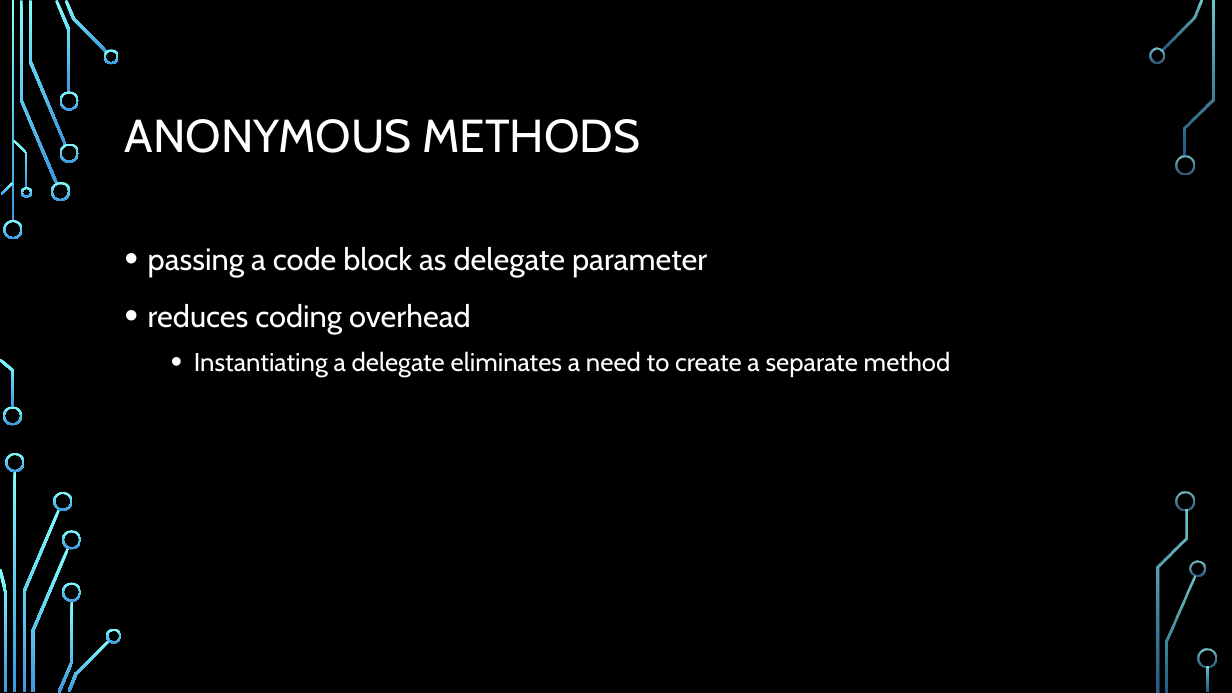
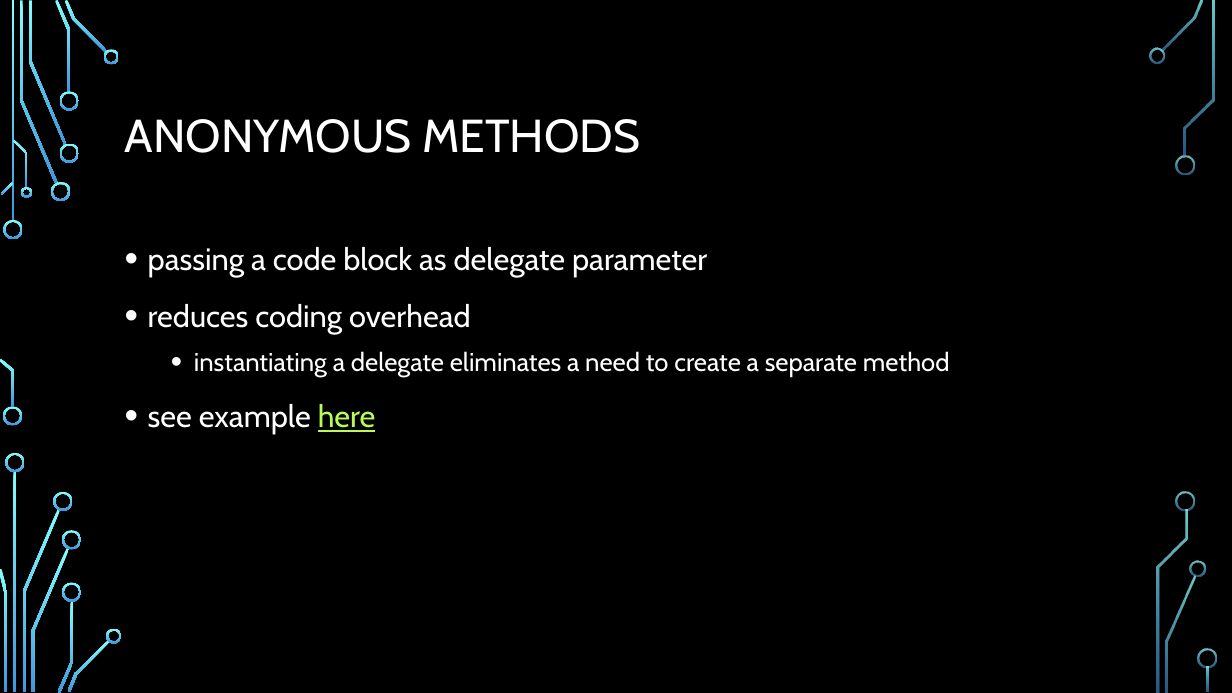
Before and after one commit to fpindej/csharp-delegates-example, a slide deck: slide 5 of presentation.pptx (slide 4 before the commit). Drawn at 1232x693 pixels with LibreOffice and Linux fonts; fonts in the diff are those of the drawing; background and template pictures are left out. Boxes give left, top, right and bottom in pixels: in the first picture for what was removed or moved away, otherwise in the second. Text is boxed around its words. In the diff, an @@ line names an element or a change of style, - is before the commit and + after.

```diff
--- a/presentation.pptx
+++ b/presentation.pptx
@@ text at bbox=[148, 351, 950, 434]: text changed @@
-  • Instantiating a delegate eliminates a need to create a separate method
+  • instantiating a delegate eliminates a need to create a separate method
+• see example here
```
Also in this commit, not shown: 6 other slides changed, 1 slide added, 1 slide removed, 1 other file.
